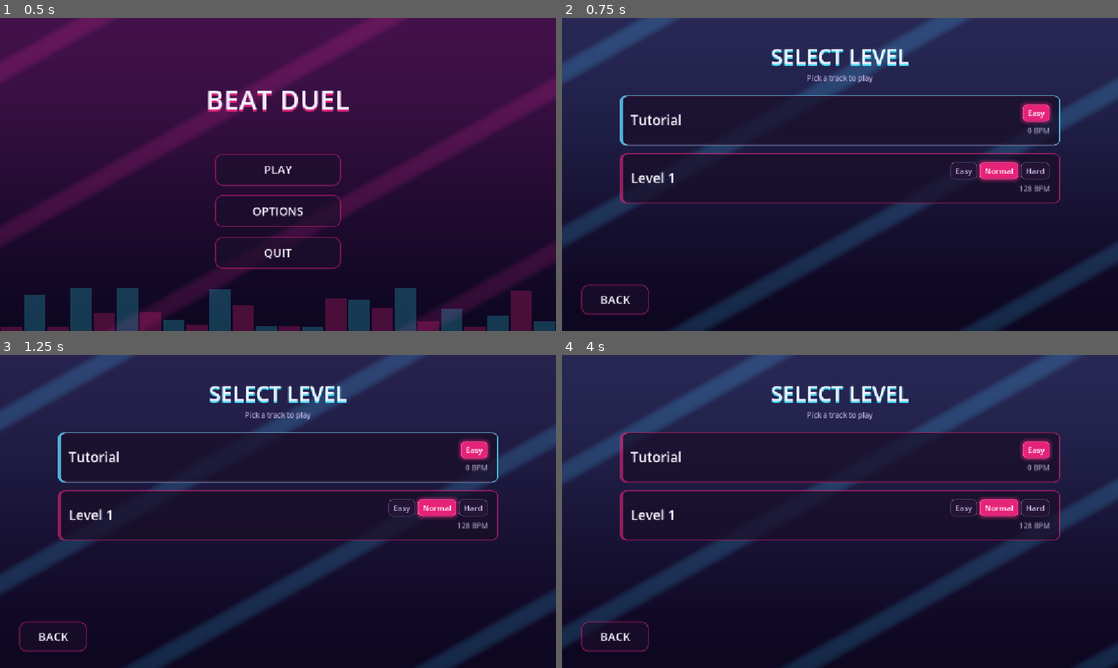
Above: before the commit, frames 1-4 (two rows, left to right).
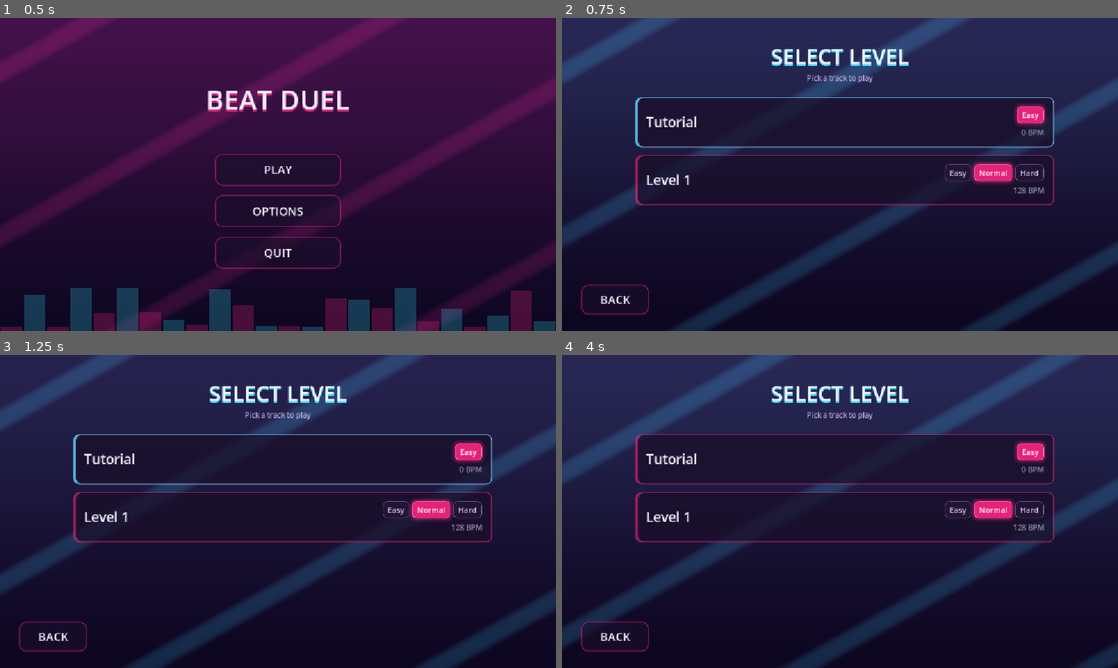
Above: after the commit, the same moments.

Repository: Franlatal/Beat-Duel-
Game: Godot game, scene res://scenes/MainMenu.tscn
Two runs of this game, one before a commit and one after it. Both use one fixed random seed, a clock stepped at 60 frames per second and the inputs below.
Inputs:
- Up to frame 1 (0.5 s): no input
- Up to frame 2 (0.75 s): click "PLAY" at 0.5 s
- Up to frame 3 (1.25 s): no input
- Up to frame 4 (4 s): click "BACK" at 1.25 s; click "PLAY" at 2 s; click "Easy" at 2.75 s; click "Easy" at 3.5 s

Frame 1 is identical in both runs. In frame 2, 5.5% of the frame differs, in the area x 10-90%, y 24-60%; in frame 3, 5.1%; in frame 4, 5.2%.

Commit message:
Fix level select borders

Diff:
--- a/scenes/LevelSelect.tscn
+++ b/scenes/LevelSelect.tscn
@@ -60,14 +60,15 @@
 horizontal_alignment = 1
 
 [node name="ScrollContainer" type="ScrollContainer" parent="." unique_id=180087280]
+clip_contents = false
 layout_mode = 1
 anchors_preset = 15
 anchor_right = 1.0
 anchor_bottom = 1.0
-offset_left = 120.0
-offset_top = 160.0
-offset_right = -120.0
-offset_bottom = -110.0
+offset_left = 152.0
+offset_top = 164.0
+offset_right = -132.0
+offset_bottom = -129.0
 grow_horizontal = 2
 grow_vertical = 2
 horizontal_scroll_mode = 0
--- a/scenes/LevelSelectPlaceholder.tscn
+++ b/scenes/LevelSelectPlaceholder.tscn
@@ -1,8 +1,8 @@
-[gd_scene load_steps=2 format=3]
+[gd_scene format=3 uid="uid://dglslg8383xye"]
 
-[ext_resource type="Script" path="res://scripts/LevelSelectPlaceholder.gd" id="1_lvlph"]
+[ext_resource type="Script" uid="uid://bb8mv5xourhxd" path="res://scripts/LevelSelectPlaceholder.gd" id="1_lvlph"]
 
-[node name="LevelSelectPlaceholder" type="Control"]
+[node name="LevelSelectPlaceholder" type="Control" unique_id=1080794246]
 layout_mode = 3
 anchors_preset = 15
 anchor_right = 1.0
@@ -11,7 +11,7 @@
 grow_vertical = 2
 script = ExtResource("1_lvlph")
 
-[node name="Background" type="ColorRect" parent="."]
+[node name="Background" type="ColorRect" parent="." unique_id=1324897936]
 layout_mode = 1
 anchors_preset = 15
 anchor_right = 1.0
@@ -20,7 +20,7 @@
 grow_vertical = 2
 color = Color(0.059, 0.031, 0.11, 1)
 
-[node name="CenterLabel" type="Label" parent="."]
+[node name="CenterLabel" type="Label" parent="." unique_id=1346984965]
 layout_mode = 1
 anchors_preset = 8
 anchor_left = 0.5
@@ -39,7 +39,7 @@
 horizontal_alignment = 1
 autowrap_mode = 2
 
-[node name="BackButton" type="Button" parent="."]
+[node name="BackButton" type="Button" parent="." unique_id=2123790020]
 unique_name_in_owner = true
 layout_mode = 1
 anchors_preset = 2
--- a/scripts/EqualizerBars.gd
+++ b/scripts/EqualizerBars.gd
@@ -1,7 +1,4 @@
 extends Control
-## Purely decorative, self-animating "equalizer" bars for a rhythm-game
-## vibe. Not driven by real audio -- just sine waves with randomized
-## phase offsets so the bars don't move in lockstep.
 
 @export var bar_count: int = 24
 @export var bar_color: Color = Color(0.902, 0.133, 0.475, 0.55)
